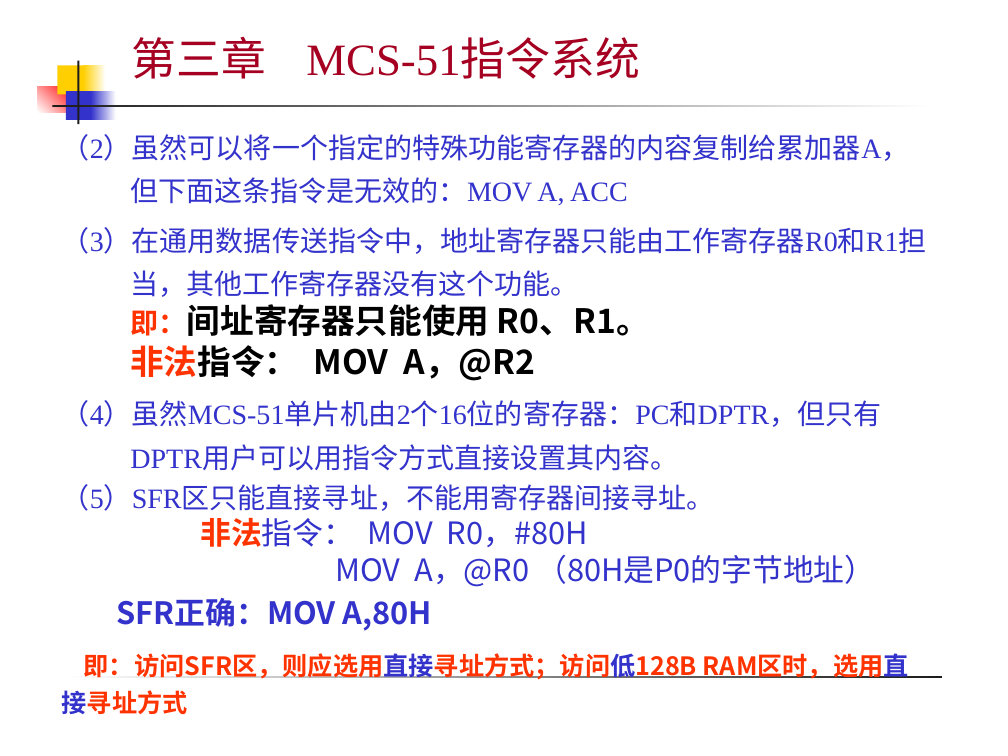
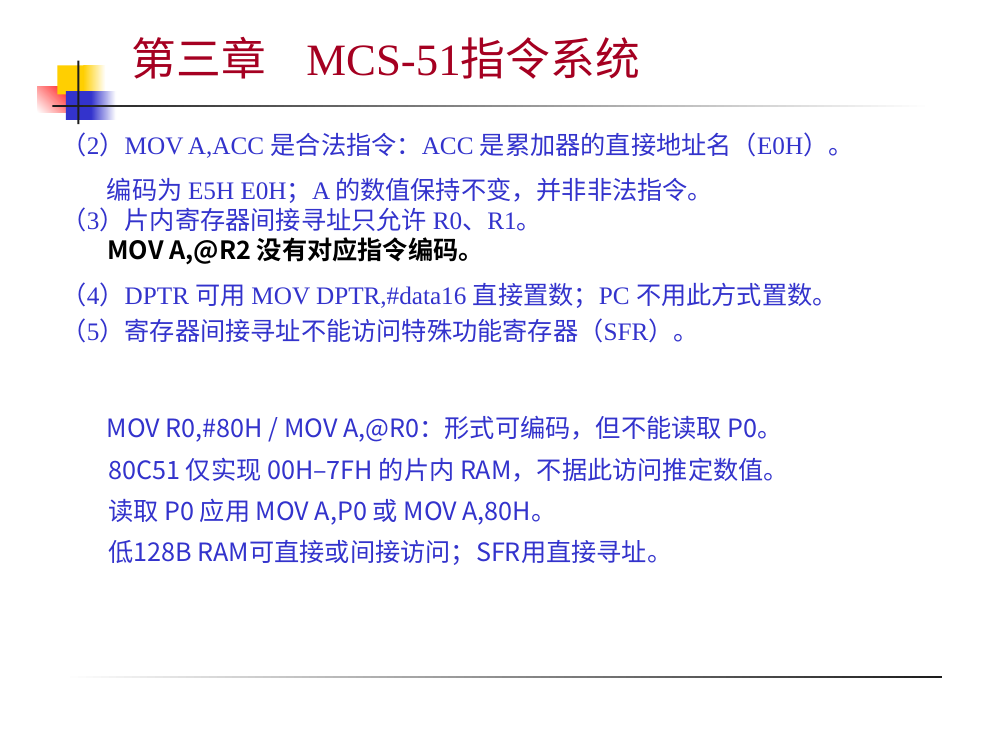
Before and after one commit to caizi333333/Educog-micro2026, a slide deck: slide 50 of public/resources/course/courseware/u3/ch3-v4.pptx. Drawn at 1008x756 pixels with LibreOffice and Linux fonts; fonts in the diff are those of the drawing. Boxes give left, top, right and bottom in pixels: in the first picture for what was removed or moved away, otherwise in the second. Text is boxed around its words. In the diff, an @@ line names an element or a change of style, - is before the commit and + after.

```diff
--- a/public/resources/course/courseware/u3/ch3-v4.pptx
+++ b/public/resources/course/courseware/u3/ch3-v4.pptx
@@ text at (62,132,854,565): text changed; size 20 to 18 pt @@
-（2）虽然可以将一个指定的特殊功能寄存器的内容复制给累加器A，但下面这条指令是无效的：MOV A, ACC
-（3）在通用数据传送指令中，地址寄存器只能由工作寄存器R0和R1担当，其他工作寄存器没有这个功能。
-即：间址寄存器只能使用 R0、R1。
-非法指令： MOV A，@R2
-（4）虽然MCS-51单片机由2个16位的寄存器：PC和DPTR，但只有DPTR用户可以用指令方式直接设置其内容。
-（5）SFR区只能直接寻址，不能用寄存器间接寻址。
-非法指令： MOV R0，#80H
-MOV A，@R0 （80H是P0的字节地址）
-SFR正确：MOV A,80H
-即：访问SFR区，则应选用直接寻址方式；访问低128B RAM区时，选用直接寻址方式
+（2）MOV A,ACC 是合法指令：ACC 是累加器的直接地址名（E0H）。
+编码为 E5H E0H；A 的数值保持不变，并非非法指令。
+（3）片内寄存器间接寻址只允许 R0、R1。
+MOV A,@R2 没有对应指令编码。
+（4）DPTR 可用 MOV DPTR,#data16 直接置数；PC 不用此方式置数。
+（5）寄存器间接寻址不能访问特殊功能寄存器（SFR）。
+MOV R0,#80H / MOV A,@R0：形式可编码，但不能读取 P0。
+80C51 仅实现 00H–7FH 的片内 RAM，不据此访问推定数值。
+读取 P0 应用 MOV A,P0 或 MOV A,80H。
+低128B RAM可直接或间接访问；SFR用直接寻址。
```
Also in this commit, not shown: 1 other file.
